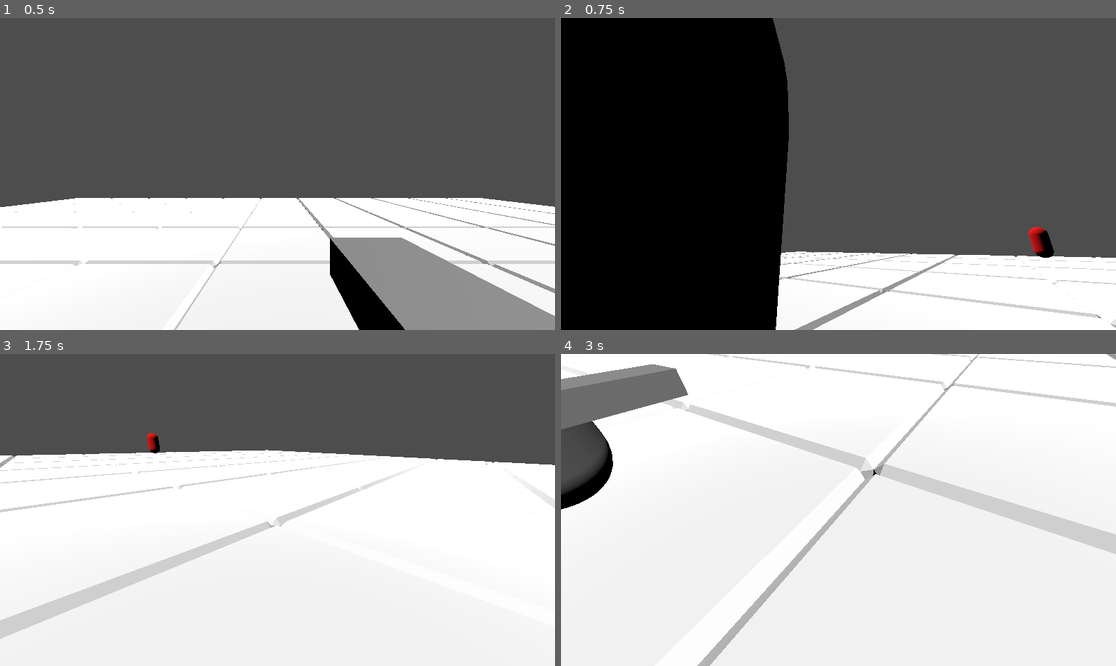
Above: before the commit, frames 1-4 (two rows, left to right).
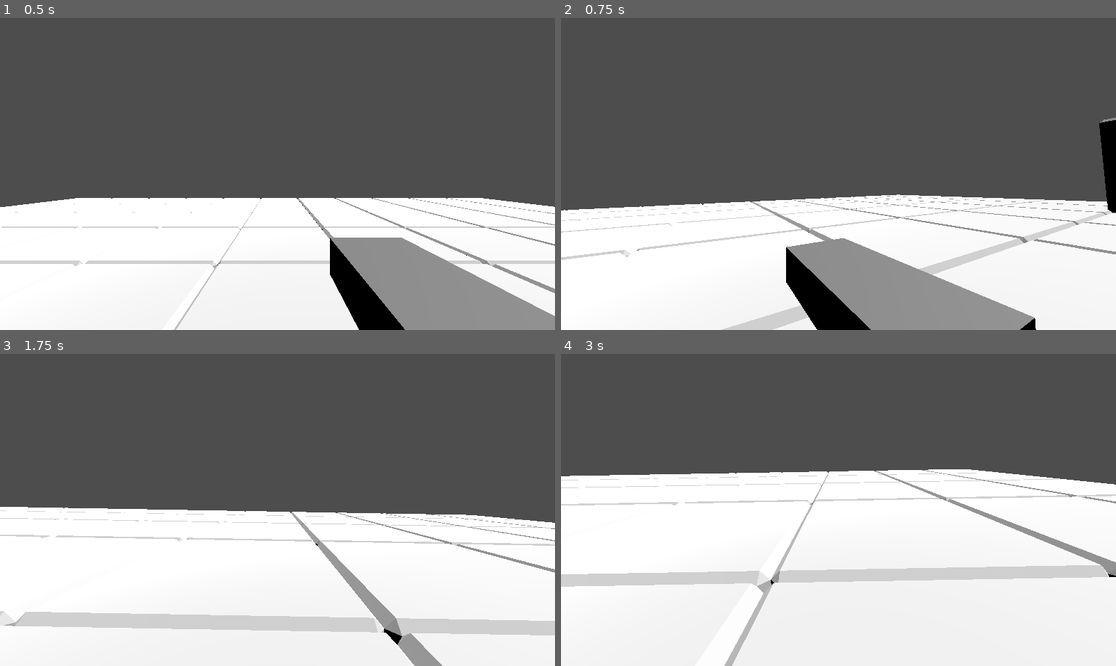
Above: after the commit, the same moments.

Repository: NipunaGi/HackPrinceton_SRPG
Game: Godot game, scene res://Scenes/node_3d.tscn
Same seed, same stepped clock (60 frames per second), same inputs: the game is played once before the commit and once after it.
Inputs (mouse positions are in pixels of both pictures, inside the frame that each line leads up to):
- Up to frame 1 (0.5 s): no input
- Up to frame 2 (0.75 s): move the mouse to (960, 158) at 0.52 s; hold E (tiltRight) from 0.53 s (still down); click (960, 158) at 0.67 s
- Up to frame 3 (1.75 s): tap Space (jump) at 0.77, 1.52 s; move the mouse to (166, 525) at 1.27 s; release E (tiltRight) at 1.28 s; hold Q (tiltLeft) from 1.28 s (still down); click (166, 525) at 1.42 s
- Up to frame 4 (3 s): tap Enter at 2 s; move the mouse to (894, 441) at 2.02 s; release Q (tiltLeft) at 2.03 s; hold E (tiltRight) from 2.03 s (still down); click (894, 441) at 2.17 s; tap Space (jump) at 2.75 s; move the mouse to (810, 572) at 2.77 s; click (810, 572) at 2.92 s

Frame 1 is identical in both runs. In frame 2, 60% of the frame differs, in the area x 0-100%, y 0-100%; in frame 3, 27%; in frame 4, 47%.

Commit message:
Update Player.gd
fix issue

Diff:
--- a/project-srpg/Scripts/Player.gd
+++ b/project-srpg/Scripts/Player.gd
@@ -6,7 +6,7 @@
 @export var move_range = 3 # 3x3 grid (1 tile away)
 
 # ----- Camera / Tilt -----
-@export var sensitivity = 100
+@export var sensitivity = 500
 @export var camera_tilt = 1.0
 @export var peek_offset = 3.0
 
@@ -89,9 +89,20 @@
 func _input(event):
 	# Mouse look (FP_CAM only rotates locally)
 	if event is InputEventMouseMotion:
+		# Rotate the parent for horizontal look
 		parent.rotation.y -= event.relative.x / sensitivity
+
+		# Vertical look
 		fp_cam.rotation.x -= event.relative.y / sensitivity
 		fp_cam.rotation.x = clamp(fp_cam.rotation.x, deg_to_rad(-45), deg_to_rad(90))
+
+		# Limit horizontal rotation based on tilt state
+		if tilted_left:
+			# When tilted left, can only look left and forward (prevent looking right at body)
+			parent.rotation.y = max(parent.rotation.y, 0.0)
+		elif tilted_right:
+			# When tilted right, can only look right and forward (prevent looking left at body)
+			parent.rotation.y = min(parent.rotation.y, 0.0)
 
 	# Point-and-click movement
 	if event is InputEventMouseButton and event.button_index == MOUSE_BUTTON_LEFT and event.pressed:
@@ -407,6 +418,10 @@
 func handle_tilt(delta: float) -> void:
 	# Tilt Left
 	if Input.is_action_just_pressed("tiltLeft") and not tilted_left:
+		# When starting left tilt, clamp rotation to left side only (prevent looking right)
+		if parent.rotation.y < 0.0:
+			parent.rotation.y = 0.0
+
 		var tween = create_tween()
 		tween.tween_property(fp_cam, "rotation:z", deg_to_rad(camera_tilt), 0.2).set_trans(Tween.TRANS_SINE).set_ease(Tween.EASE_IN_OUT)
 		tween.tween_property(parent, "position:x", original_x - peek_offset, 0.2).set_trans(Tween.TRANS_SINE).set_ease(Tween.EASE_IN_OUT)
@@ -416,6 +431,10 @@
 
 	# Tilt Right
 	if Input.is_action_just_pressed("tiltRight") and not tilted_right:
+		# When starting right tilt, clamp rotation to right side only (prevent looking left)
+		if parent.rotation.y > 0.0:
+			parent.rotation.y = 0.0
+
 		var tween = create_tween()
 		tween.tween_property(fp_cam, "rotation:z", deg_to_rad(-camera_tilt), 0.2).set_trans(Tween.TRANS_SINE).set_ease(Tween.EASE_IN_OUT)
 		tween.tween_property(parent, "position:x", original_x + peek_offset, 0.2).set_trans(Tween.TRANS_SINE).set_ease(Tween.EASE_IN_OUT)
